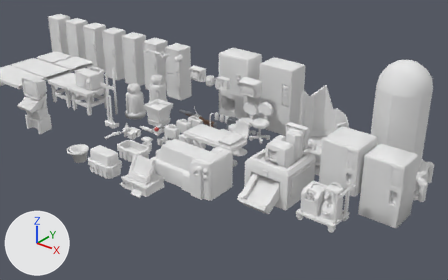
What one commit did to the Blender file SS5R-Source/Assets/SS3D/Items18-2-22.blend.
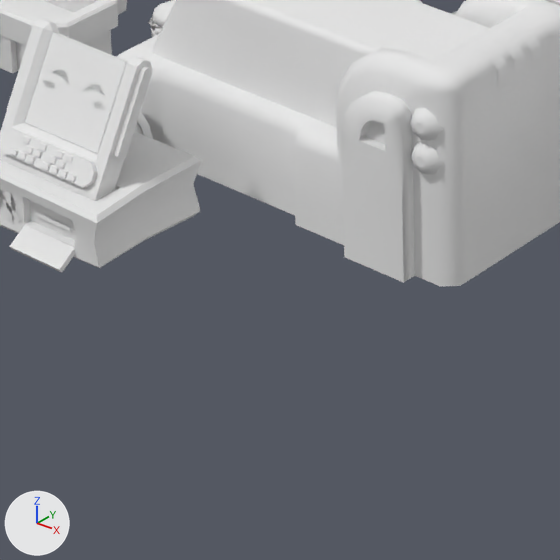
Each version is shown from a 50 mm lens placed at (13.13, -18.06, 7.69), pointed at (4.86, -7.72, 1.28), then close up on the part from 29% to 51% of the width and 53% to 89% of the height. Every picture has the same lights, and +X, +Y and +Z are marked at lower left.

Names of what the first close-up shows: 'DiagnosticUnit', 'DiagnosticUnitCover', 'EdsComputer', 'Hydrotray'.
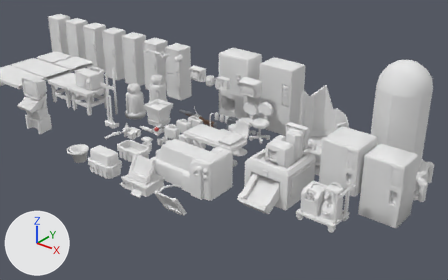
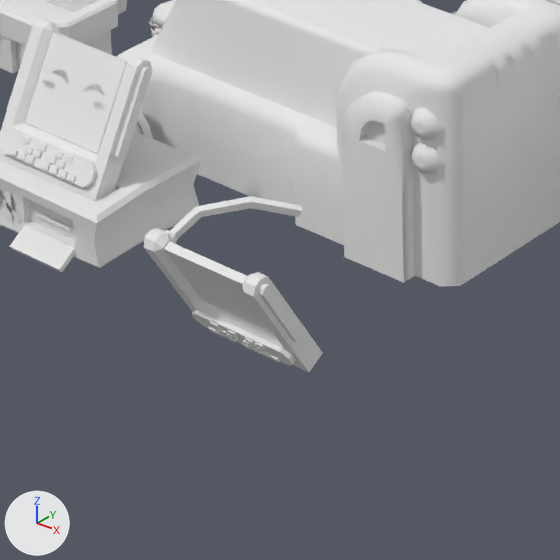
Commit message: Surgery monitor

Pixel boxes [x1, y1, x2, y2] of what changed, in the close-ups (560 x 560 px):
'SurgeryMonitor', added
    after: [144, 196, 323, 372]
    faces in mat_basic (white #e7e7e7): [144, 196, 323, 372]
    faces in mat_basic_001 (white #e7e7e7): [164, 242, 272, 332]

Patch to the scene script:
```diff
--- a/SS5R-Source/Assets/SS3D/Items18-2-22.blend.py
+++ b/SS5R-Source/Assets/SS3D/Items18-2-22.blend.py
@@ me_edscomputer_001 @@
+me_edscomputer_001.from_pydata(...)  # 236 vertices, 158 faces; spans x -0.354..0.331, y -0.311..0.319, z -0.348..0.291
+me_edscomputer_001.polygons.foreach_set('use_smooth', [True] * 158)
+# faces by material slot: [152, 6]
+me_edscomputer_001.materials.append(mat_basic)  # white #e7e7e7
+me_edscomputer_001.materials.append(mat_basic_001)  # white #e7e7e7
@@ ob_surgerymonitor @@
+ob_surgerymonitor = bpy.data.objects.new('SurgeryMonitor', me_edscomputer_001)
+ob_surgerymonitor.location = (4.338, -8.971, -0.01)
+ob_surgerymonitor.rotation_euler = (1.571, 0.0, 0.0)  # degrees (90, 0, 0)
```
